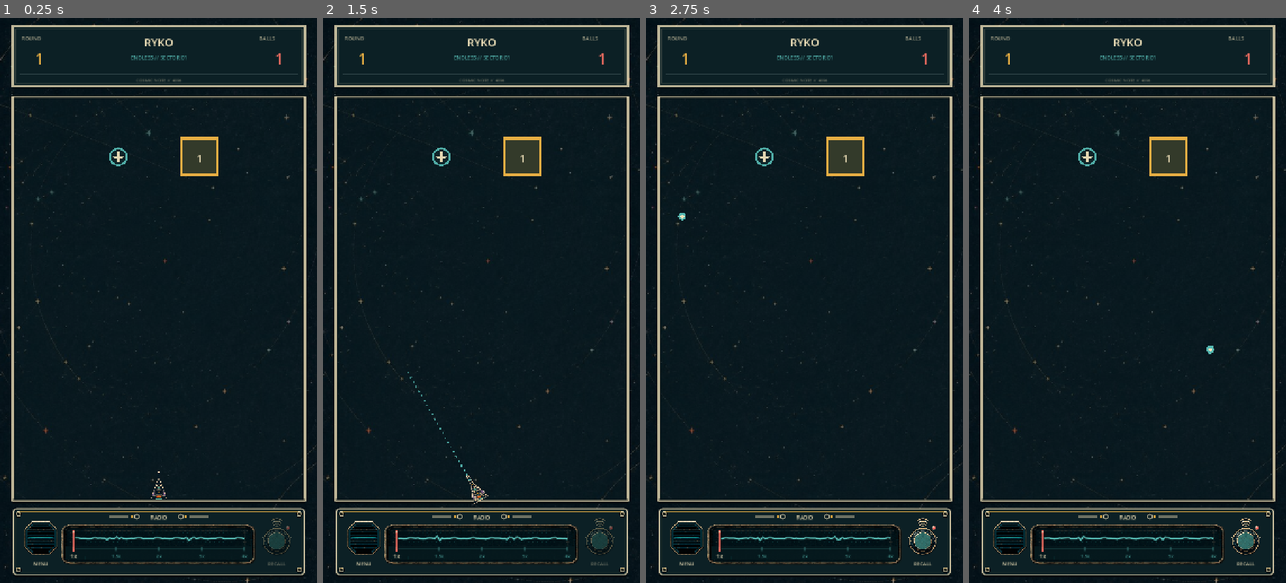
Above: before the commit, frames 1-4 (left to right).
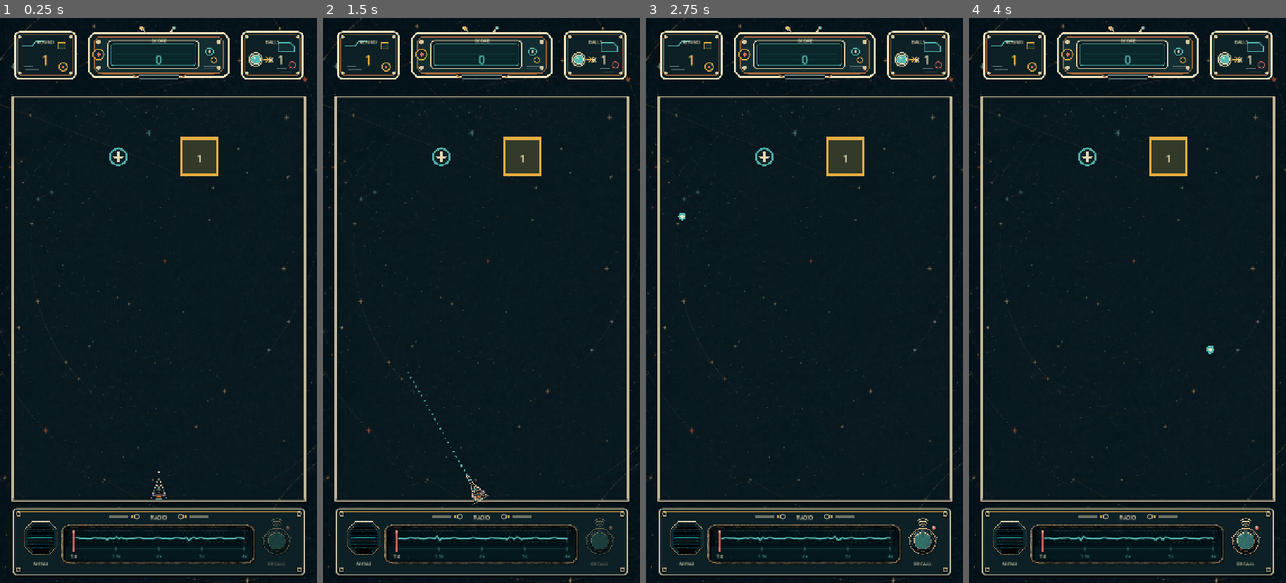
Above: after the commit, the same moments.

Repository: dfagaras/ryko-game
Game: Godot game, scene res://scenes/main.tscn
Two runs of this game, one before a commit and one after it. Both use one fixed random seed, a clock stepped at 60 frames per second and the inputs below.
Inputs (mouse positions are in pixels of both pictures, inside the frame that each line leads up to):
- Up to frame 1 (0.25 s): no input
- Up to frame 2 (1.5 s): tap Enter at 0.5 s; move the mouse to (551, 272) at 0.52 s; click (551, 272) at 0.67 s; tap Space at 1.25 s; drag from (418, 328) to (465, 413) at 1.27 s
- Up to frame 3 (2.75 s): move the mouse to (836, 176) at 2.02 s; click (836, 176) at 2.17 s
- Up to frame 4 (4 s): drag from (1111, 413) to (1032, 215) at 2.77 s; move the mouse to (1222, 385) at 3.52 s; click (1222, 385) at 3.67 s

The runs differ from the first frame. In frame 1, 3.6% of the frame differs, in the area x 3-97%, y 1-13%; in frame 2, 3.6%; in frame 3, 3.6%; in frame 4, 3.6%.

Commit message:
feat: add junk-space header and simple scoring

Diff:
--- /dev/null
+++ b/assets/ui/header_balls.svg
@@ -0,0 +1,14 @@
+<svg xmlns="http://www.w3.org/2000/svg" width="296" height="236" viewBox="0 0 296 236">
+  <rect x="10" y="14" width="276" height="212" rx="24" fill="#0c2025" stroke="#f2e3bb" stroke-width="8"/>
+  <rect x="24" y="28" width="248" height="184" rx="18" fill="none" stroke="#a9683a" stroke-width="4" opacity="0.8"/>
+  <circle cx="32" cy="36" r="7" fill="#d7c89e"/><circle cx="264" cy="36" r="7" fill="#d7c89e"/>
+  <circle cx="32" cy="200" r="7" fill="#d7c89e"/><circle cx="264" cy="200" r="7" fill="#d7c89e"/>
+  <circle cx="72" cy="139" r="30" fill="#10262b" stroke="#d7c89e" stroke-width="5"/>
+  <circle cx="72" cy="139" r="22" fill="#55b8b1" stroke="#f2e3bb" stroke-width="4"/>
+  <circle cx="65" cy="132" r="6" fill="#f2e3bb" opacity="0.7"/>
+  <path d="M112 139h27" stroke="#e7ae43" stroke-width="6" stroke-linecap="round"/>
+  <path d="M121 130l18 18M139 130l-18 18" stroke="#e7ae43" stroke-width="5" stroke-linecap="round"/>
+  <path d="M174 62h55l17 17v24h-72z" fill="#132d32" stroke="#55b8b1" stroke-width="4"/>
+  <circle cx="238" cy="164" r="14" fill="#10262b" stroke="#e96b5f" stroke-width="4"/>
+  <path d="M170 180h44m-32 13h52" stroke="#6e8584" stroke-width="4" stroke-linecap="round"/>
+</svg>
--- /dev/null
+++ b/assets/ui/header_round.svg
@@ -0,0 +1,11 @@
+<svg xmlns="http://www.w3.org/2000/svg" width="296" height="236" viewBox="0 0 296 236">
+  <rect x="10" y="14" width="276" height="212" rx="24" fill="#0c2025" stroke="#f2e3bb" stroke-width="8"/>
+  <rect x="24" y="28" width="248" height="184" rx="18" fill="none" stroke="#a9683a" stroke-width="4" opacity="0.8"/>
+  <circle cx="32" cy="36" r="7" fill="#d7c89e"/><circle cx="264" cy="36" r="7" fill="#d7c89e"/>
+  <circle cx="32" cy="200" r="7" fill="#d7c89e"/><circle cx="264" cy="200" r="7" fill="#d7c89e"/>
+  <path d="M42 76h48l14-18h36" fill="none" stroke="#55b8b1" stroke-width="5" stroke-linecap="round"/>
+  <path d="M206 62h34v28h-34z" fill="#132d32" stroke="#e7ae43" stroke-width="4"/>
+  <path d="M51 169h40m-32 14h58" stroke="#6e8584" stroke-width="4" stroke-linecap="round"/>
+  <circle cx="229" cy="172" r="18" fill="#10262b" stroke="#e7ae43" stroke-width="5"/>
+  <circle cx="229" cy="172" r="6" fill="#e96b5f"/>
+</svg>
--- /dev/null
+++ b/assets/ui/header_score_tv.svg
@@ -0,0 +1,18 @@
+<svg xmlns="http://www.w3.org/2000/svg" width="688" height="260" viewBox="0 0 688 260">
+  <path d="M50 30h588l24 28v154l-24 18H50l-24-24V56z" fill="#0c2025" stroke="#f2e3bb" stroke-width="8" stroke-linejoin="round"/>
+  <path d="M70 48h548l18 18v128l-18 18H70l-18-18V66z" fill="#132d32" stroke="#a9683a" stroke-width="4" stroke-linejoin="round"/>
+  <rect x="112" y="66" width="414" height="126" rx="18" fill="#06191d" stroke="#d7c89e" stroke-width="5"/>
+  <rect x="126" y="80" width="386" height="98" rx="13" fill="#0b272b" stroke="#55b8b1" stroke-width="3" opacity="0.95"/>
+  <path d="M147 102h344M147 126h344M147 150h344" stroke="#55b8b1" stroke-width="2" opacity="0.11"/>
+  <path d="M286 30l-18-21M395 30l17-24" stroke="#d7c89e" stroke-width="6" stroke-linecap="round"/>
+  <circle cx="266" cy="9" r="8" fill="#e7ae43" stroke="#f2e3bb" stroke-width="3"/>
+  <circle cx="414" cy="7" r="7" fill="#55b8b1" stroke="#f2e3bb" stroke-width="3"/>
+  <circle cx="69" cy="71" r="10" fill="#d7c89e"/><circle cx="617" cy="71" r="10" fill="#d7c89e"/>
+  <circle cx="69" cy="188" r="10" fill="#d7c89e"/><circle cx="617" cy="188" r="10" fill="#d7c89e"/>
+  <circle cx="70" cy="128" r="24" fill="#10262b" stroke="#e7ae43" stroke-width="5"/><circle cx="70" cy="128" r="8" fill="#e96b5f"/>
+  <circle cx="574" cy="115" r="17" fill="#10262b" stroke="#55b8b1" stroke-width="5"/><circle cx="574" cy="115" r="6" fill="#f2e3bb"/>
+  <circle cx="595" cy="154" r="12" fill="#10262b" stroke="#e7ae43" stroke-width="4"/>
+  <path d="M549 183h61M549 194h49" stroke="#6e8584" stroke-width="4" stroke-linecap="round"/>
+  <path d="M88 219h138l16 12h209l18-12h125" fill="none" stroke="#a9683a" stroke-width="5" stroke-linecap="round"/>
+  <rect x="252" y="222" width="184" height="15" rx="7" fill="#071419" stroke="#6e8584" stroke-width="3"/>
+</svg>
--- a/scenes/main.tscn
+++ b/scenes/main.tscn
@@ -1,6 +1,6 @@
 [gd_scene load_steps=2 format=3]
 
-[ext_resource path="res://scripts/main.gd" type="Script" id="1_main"]
+[ext_resource path="res://scripts/game.gd" type="Script" id="1_main"]
 
 [node name="RYKO" type="Node2D"]
 script = ExtResource("1_main")
--- /dev/null
+++ b/scripts/game.gd
@@ -0,0 +1,67 @@
+extends "res://scripts/main.gd"
+
+# Static 2D header artwork. Only the changing game values are rendered at runtime.
+const HEADER_ROUND_TEXTURE: Texture2D = preload("res://assets/ui/header_round.svg")
+const HEADER_SCORE_TEXTURE: Texture2D = preload("res://assets/ui/header_score_tv.svg")
+const HEADER_BALLS_TEXTURE: Texture2D = preload("res://assets/ui/header_balls.svg")
+
+var score: int = 0
+
+
+func _start_new_run() -> void:
+	score = 0
+	super._start_new_run()
+
+
+func _hit_block(body: StaticBody2D) -> void:
+	# Determine the kill before the parent clears the block reference. Every
+	# destruction path ultimately reaches _hit_block(), including powers.
+	var index := int(body.get_meta("block_index", -1))
+	var destroys_block := false
+	if index >= 0 and index < blocks.size():
+		var item := blocks[index]
+		var block_body: StaticBody2D = item["body"] as StaticBody2D
+		if is_instance_valid(block_body):
+			destroys_block = int(item["hp"]) == 1
+
+	super._hit_block(body)
+
+	if destroys_block:
+		# Intentionally simple MVP scoring rule agreed for RYKO:
+		# score += blocks destroyed * current round * 10
+		score += turn * 10
+
+
+func _draw_header() -> void:
+	# Match the approved footer language: one flat, illustrated junk-space HUD,
+	# with the center CRT carrying the visual weight and compact side modules.
+	var round_rect := Rect2(Vector2(28.0, 24.0), Vector2(148.0, 118.0))
+	var score_rect := Rect2(Vector2(188.0, 18.0), Vector2(344.0, 130.0))
+	var balls_rect := Rect2(Vector2(544.0, 24.0), Vector2(148.0, 118.0))
+
+	draw_texture_rect(HEADER_ROUND_TEXTURE, round_rect, false)
+	draw_texture_rect(HEADER_SCORE_TEXTURE, score_rect, false)
+	draw_texture_rect(HEADER_BALLS_TEXTURE, balls_rect, false)
+
+	# Labels and values stay dynamic so artwork never needs regeneration.
+	_draw_centered_label("ROUND", Vector2(round_rect.get_center().x, 52.0), 11, Color("#f2e3bb"))
+	_draw_centered_label(str(turn), Vector2(round_rect.get_center().x, 91.0), 31, Color("#e7ae43"))
+
+	_draw_centered_label("SCORE", Vector2(score_rect.get_center().x, 49.0), 11, Color("#f2e3bb"))
+	_draw_centered_label(_format_score(score), Vector2(score_rect.get_center().x, 91.0), 27, Color("#55b8b1"))
+
+	_draw_centered_label("BALLS", Vector2(balls_rect.get_center().x, 52.0), 11, Color("#f2e3bb"))
+	_draw_centered_label("× %d" % ball_count, Vector2(balls_rect.get_center().x + 8.0, 91.0), 27, Color("#f2e3bb"))
+
+
+func _format_score(value: int) -> String:
+	var digits := str(maxi(0, value))
+	var formatted := ""
+	var group_size := 0
+	for index in range(digits.length() - 1, -1, -1):
+		formatted = digits.substr(index, 1) + formatted
+		group_size += 1
+		if group_size == 3 and index > 0:
+			formatted = "," + formatted
+			group_size = 0
+	return formatted
